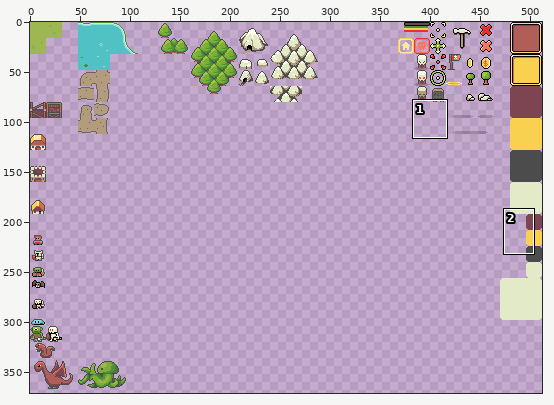
Sprite sheet: TownRaiser/TownRaiser/TownRaiserContent/MainTileset.png. Above: a wide view before the commit, with the close-up outlined.
Close-up. First the earlier version:
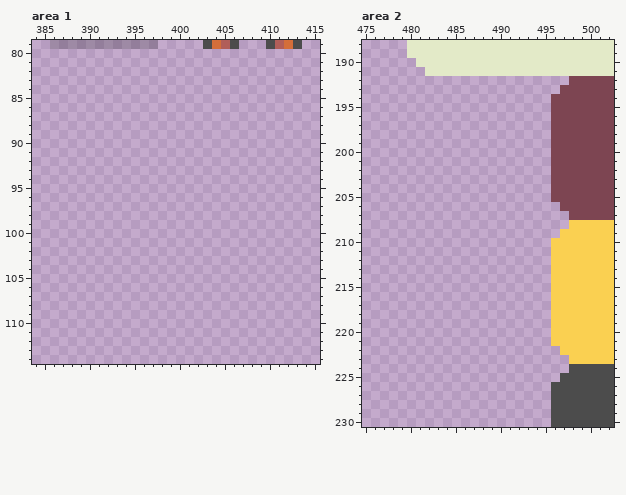
The file is 512x512 pixels. Colours within 5 levels of each other are drawn and written as one. Shown: area 1: x 384..415, y 79..114; area 2: x 475..502, y 188..230. The wide view leaves out empty margins.
New version:
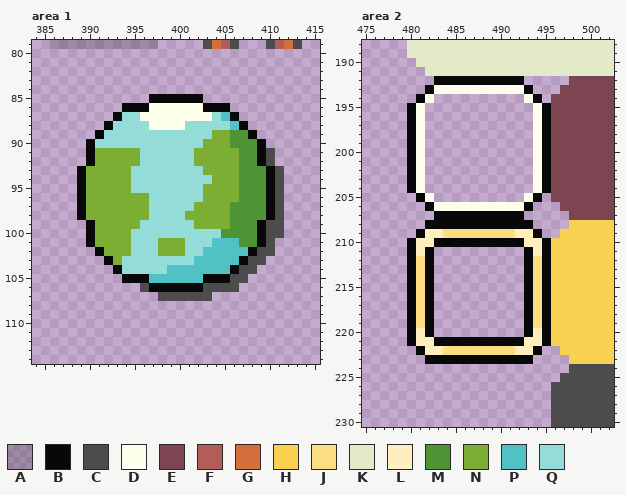
Palette (. is transparent): A #08080833  B #080808  C #4c4c4c  D #fbffeb  E #7d4552  F #b15e59  G #d46e3a  H #fad051  J #fcde82  K #e3eac8  L #ffefbe  M #4e9434  N #7bae32  P #50c1c4  Q #93dcd8
Change:
Area 1:
y 85: x 397..402 ...... -> BBBBBB
y 86: x 394..405 ............ -> BBBDDDDDDBBB
y 87: x 393..406 .............. -> BQQDDDDDDDDQPB
y 88: x 392..407 ................ -> BQQQQDDDDQQQQQPB
y 89: x 391..408 .................. -> BQQQQQQQQQQQQNNMMB
y 90: x 390..409 .................... -> BQQQQQQQQQQQQNNNMMMB
y 91..92: x 390..410 ..................... -> BNNNNNQQQQQQNNNNNMMBC
y 93: x 389..411 ....................... -> BNNNNNQQQQQQQQNNNNMMMBC
y 94: x 389..411 ....................... -> BNNNNNQQQQQQQQQNNNMMMBC
y 95: x 389..411 ....................... -> BNNNNNQQQQQQQQNNNNMMMBC
y 96: x 389..411 ....................... -> BNNNNNNNQQQQQQNNNNMMMBC
y 97: x 389..411 ....................... -> BNNNNNNNQQQQQNNNNMMMMBC
y 98: x 389..411 ....................... -> BNNNNNNNQQQQNNNNNMMMMBC
y 99: x 390..411 ...................... -> BNNNNNQQQQQQNNNNMMMBCC
y 100: x 390..411 ...................... -> BNNNNQQQQQQQQQQMMMMBCC
y 101: x 390..410 ..................... -> BNNNNQQQNNNQQQPPPMMBC
y 102: x 391..410 .................... -> BNNNQQQNNNQQPPPPPBCC
y 103: x 392..409 .................. -> BNQQQQQQQQPPPPPBCC
y 104: x 393..408 ................ -> BQQQQQPPPPPPPBCC
y 105: x 394..407 .............. -> BBBPPPPPPBBBCC
y 106: x 396..406 ........... -> CBBBBBBCCCC
y 107: x 398..403 ...... -> CCCCCC
Area 2:
y 192: x 483..492 .......... -> BBBBBBBBBB
y 193: x 482..493 ............ -> BDDDDDDDDDDB
y 194: x 481..482 .. -> BD; x 493..494 .. -> DB
y 195..204: x 480..481 .. -> BD; x 494..495 .. -> DB
y 205: x 481..482 .. -> BD; x 493..494 .. -> DB
y 206: x 482..493 ............ -> BDDDDDDDDDDB
y 207: x 483..492 .......... -> BBBBBBBBBB
y 208: x 482..493 ............ -> BBBBBBBBBBBB
y 209: x 481..494 .............. -> BLLJJJJJJJJLLB
y 210: x 480..495 ................ -> BLLBBBBBBBBBBLLB
y 211: x 480..482 ... -> BLB; x 493..495 ... -> BLB
y 212..219: x 480..482 ... -> BJB; x 493..495 ... -> BJB
y 220: x 480..482 ... -> BLB; x 493..495 ... -> BLB
y 221: x 480..495 ................ -> BLLBBBBBBBBBBLLB
y 222: x 481..494 .............. -> BLLJJJJJJJJLLB
y 223: x 482..493 ............ -> BBBBBBBBBBBB
Pixel boxes of the changes (left, top, right, bottom) in both close-ups:
added: (77, 94, 284, 301)
added: (407, 76, 551, 364)
